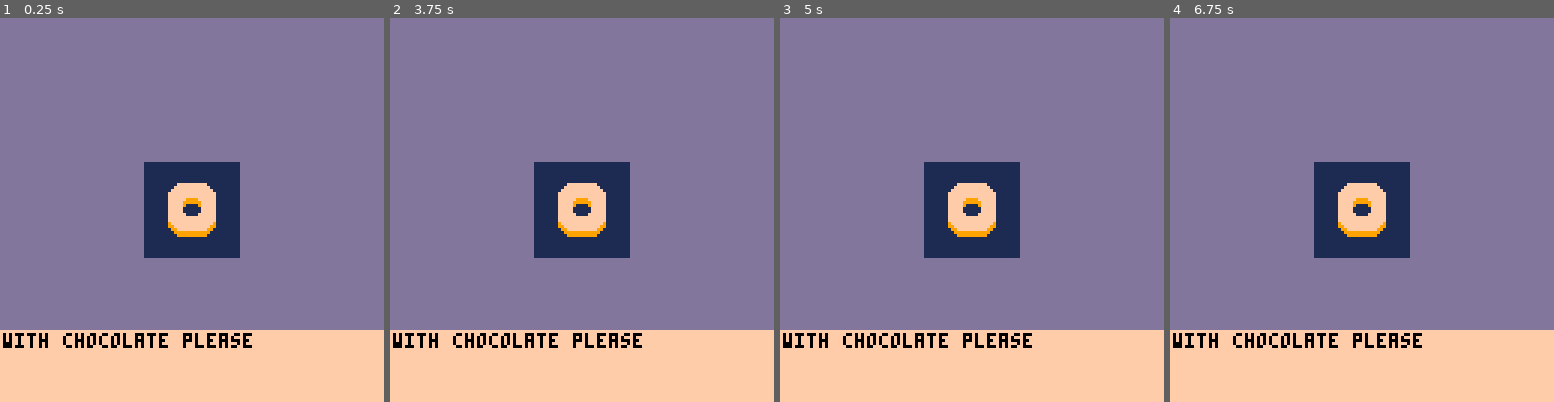
Above: before the commit, frames 1-4 (left to right).
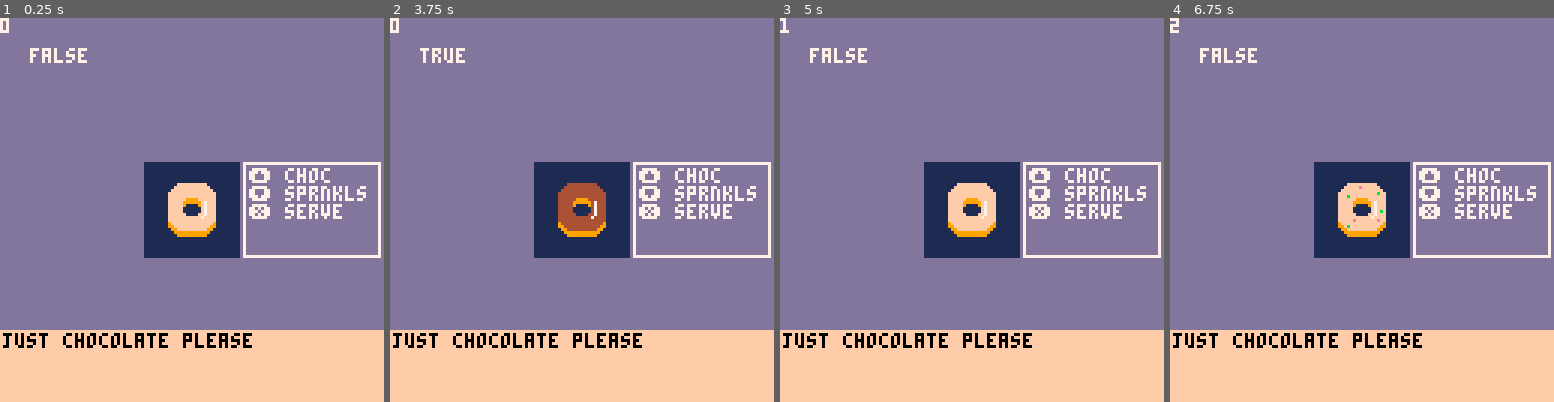
Above: after the commit, the same moments.

Repository: shen-sat/cook
Game: PICO-8 cartridge cook.p8
Same seed, same stepped clock (60 frames per second), same inputs: the game is played once before the commit and once after it.
Inputs:
- Up to frame 1 (0.25 s): no input
- Up to frame 2 (3.75 s): tap X (X key) at 1.07, 2.07, 2.4, 2.73, 3.07, 3.4, 3.73 s; hold Left 1.97-2.37 s; hold Down 2.42-2.82 s; hold Up from 3.58 s (still down)
- Up to frame 3 (5 s): tap X (X key) at 4.07, 4.4, 4.73 s; release Up at 4.08 s; hold Down from 4.58 s (still down)
- Up to frame 4 (6.75 s): tap X (X key) every 0.33 s from 5.07 to 6.73 s; release Down at 5.08 s; hold Left 5.13-5.8 s; hold Up 5.85-6.18 s; hold Left 6.23-6.63 s; hold Down from 6.68 s (still down)

The runs differ from the first frame. In frame 1, 2.9% of the frame differs, in the area x 0-100%, y 0-86%; in frame 2, 4.1%; in frame 3, 2.9%; in frame 4, 3.0%.

Commit message:
Add sprinkes and choc and draw choc and sprinkles and update score if correct

Diff:
--- a/cook.p8
+++ b/cook.p8
@@ -15,57 +15,100 @@
 end
 
 function run_level()
-  donut = {
+  instructions = {
+    x = 81,
+    y = 48,
     draw = function(self)
-      spr(0,64 - 8,64 - 12,1,3)
-      spr(0,64 - 8 + 8,64 - 12,1,3,true,false)
-    end,
-    width = 16,
-    height = 24,
-    choc = false,
-    sprinkles = false,
-    pick_version = function(self)
-      self.choc = true
-      self.order_text = 'with chocolate please'
-      return self
-    end,
-    order_text = ''
+      local lx, ly = self.x, self.y
+      rect(lx,ly,126,48 + 32 -1,7)
+      lx += 2
+      ly += 2
+      print(food.instructions.up,lx,ly,7)
+      ly += 6
+      print(food.instructions.down,lx,ly,7)
+      ly+=6
+      print('❎ serve',lx,ly,7)
+    end
   }
 
-  instructions = {
-    up = {
-      sprite = 1
-    },
-    down = {
-      sprite = 2
-    }
-  }
+  score = 0
 
-  order = make_order(donut)
+  food = make_donut()
+  order = make_order(make_donut())
+
 
   game.update = level_update
   game.draw = level_draw
 end
 
 function level_update()
-  --controls (goes from 0-5)
-  -- if btn(0) then do_something() end
+  food:update()
+  if btnp(5) then
+    if food:is_match(order) then score += 1 end
+    food = make_donut()
+    order = make_order(make_donut())
+  end
 end
 
 function level_draw()
   cls()
-  rectfill(0,0,127,127,13)
+  rectfill(0,0,127,127,13) --backgorund
+  print(score,0,0,7)
+  print(food.choc,10,10,7)
   rectfill(48,48,48 + 32 -1,48 + 32 -1,1) --stage
   -- line(0,63,63,63,0)
   -- line(63,63,63,127,0)
   rectfill(0,104,127,127,15) --order text
-  print(order.order_text,1,105,0)
-  donut:draw()
+  print(order.order_text,1,105,0) --order text
+  food:draw()
+  instructions:draw()
 
 end
 
 function make_order(food)
   return food:pick_version()
+end
+
+function make_donut()
+  local d = {
+    draw = function(self)
+      if self.choc == true then pal(15,4) end
+      spr(0,64 - 8,64 - 12,1,3)
+      spr(0,64 - 8 + 8,64 - 12,1,3,true,false)
+      if self.sprinkles then
+        pset(59,59,11)
+        pset(63,56,14)
+        pset(70,64,11)
+        pset(61,67,14)
+        pset(69,67,14)
+        pset(59,69,11)
+        pset(69,58,11)
+      end
+      line(68,61,68,65,7) -- shine
+      pset(67,66,7) -- shine
+      pal()
+    end,
+    choc = false,
+    sprinkles = false,
+    pick_version = function(self)
+      self.choc = true
+      self.order_text = 'just chocolate please'
+      return self
+    end,
+    order_text = '',
+    update = function(self)
+      if btnp(2) then self.choc = true end
+      if btnp(3) then self.sprinkles = true end
+    end,
+    instructions = {
+      up = '⬆️ choc',
+      down = '⬇️ sprnkls'
+    },
+    is_match = function(self, order)
+      return self.choc == order.choc and self.sprinkles == order.sprinkles
+    end
+  }
+  return d
 end
 
 __gfx__
